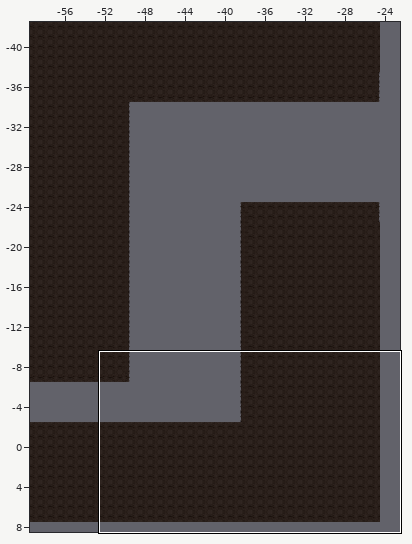
Tiled map, stored at Assets/Tiled/Level1TileMap/map1-4.tmx. Above, an overview of the earlier version with the close-up marked.
Close-up. Before the commit:
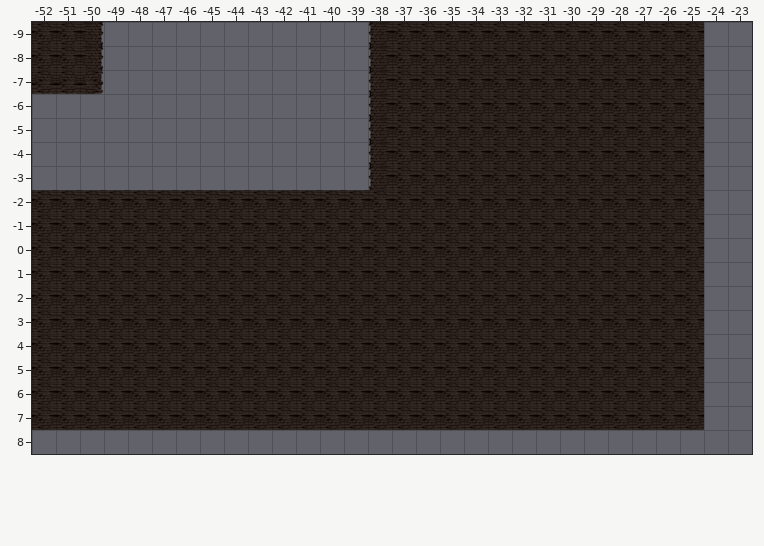
Cells are 256x256 px. Shown: x -52..-23, y -9..8. The commit also changed other parts of the map, which this record leaves out.
The same view after the edit:
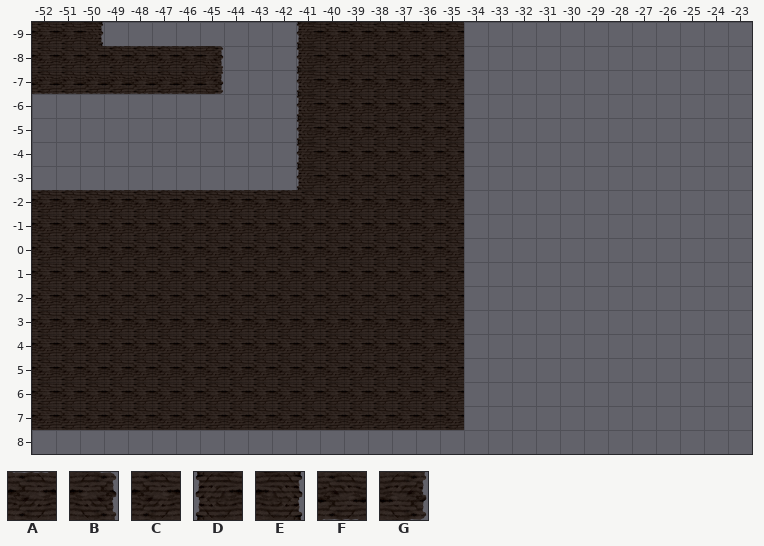
Key: from "Level1 Tileset": A 0, B 2, C 8, D 9, E 10, F 16, G 18.
_ is an empty cell, . an unchanged one.
The exact change:
--- layer "ground"
@@ x -50..-25 @@
--9 .........___D...CCCCCCCCCC
--8 E_____...___D...CCCCCCCCCC
--7 G_____...___D...CCCCCCCCCC
--6 .........___D...CCCCCCCCCC
--5 .........___D...CCCCCCCCCC
--4 .........___D...CCCCCCCCCC
--3 .........___D...CCCCCCCCCC
--2 ................CCCCCCCCCC
--1 ................CCCCCCCCCC
- 0 ................CCCCCCCCCC
- 1 ................CCCCCCCCCC
- 2 ................CCCCCCCCCC
- 3 ................CCCCCCCCCC
- 4 ................CCCCCCCCCC
- 5 ................CCCCCCCCCC
- 6 ................CCCCCCCCCC
- 7 ................CCCCCCCCCC
+-9 .........DCCC...__________
+-8 CAAAAB...DCCC...__________
+-7 FFFFFG...DCCC...__________
+-6 .........DCCC...__________
+-5 .........DCCC...__________
+-4 .........DCCC...__________
+-3 .........DCCC...__________
+-2 ................__________
+-1 ................__________
+ 0 ................__________
+ 1 ................__________
+ 2 ................__________
+ 3 ................__________
+ 4 ................__________
+ 5 ................__________
+ 6 ................__________
+ 7 ................__________
Boxes around the changes in both close-ups, in picture pixels (x1, y1, x2, y2):
changed: (296, 22, 388, 190)
removed: (464, 22, 704, 430)
changed: (82, 46, 224, 94)
